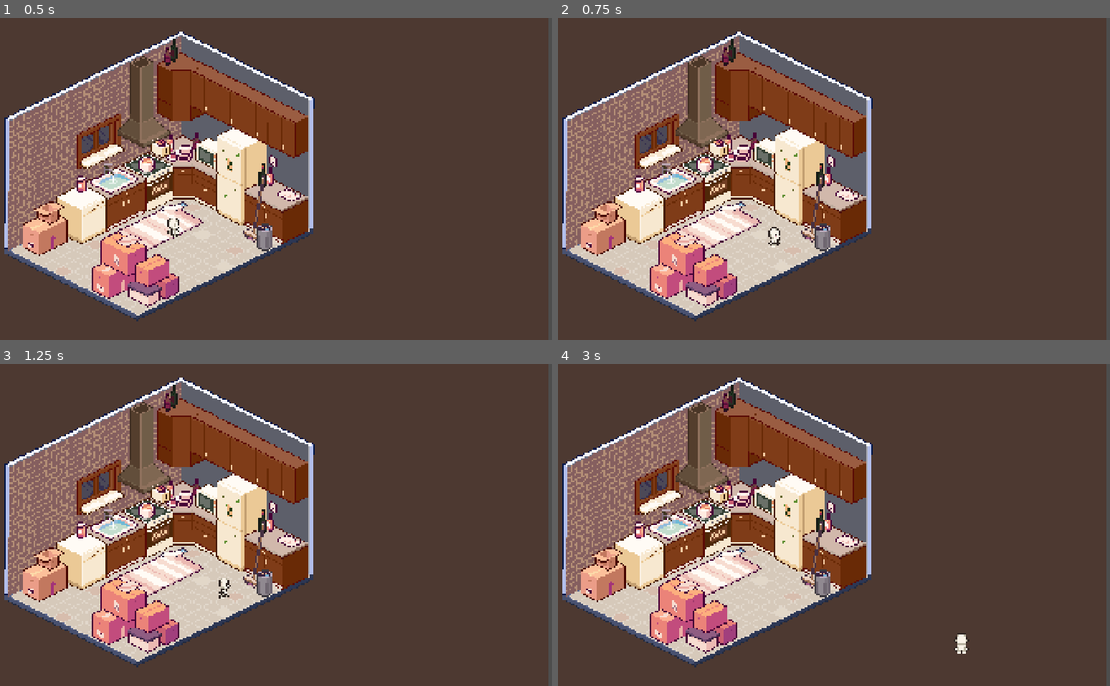
Above: before the commit, frames 1-4 (two rows, left to right).
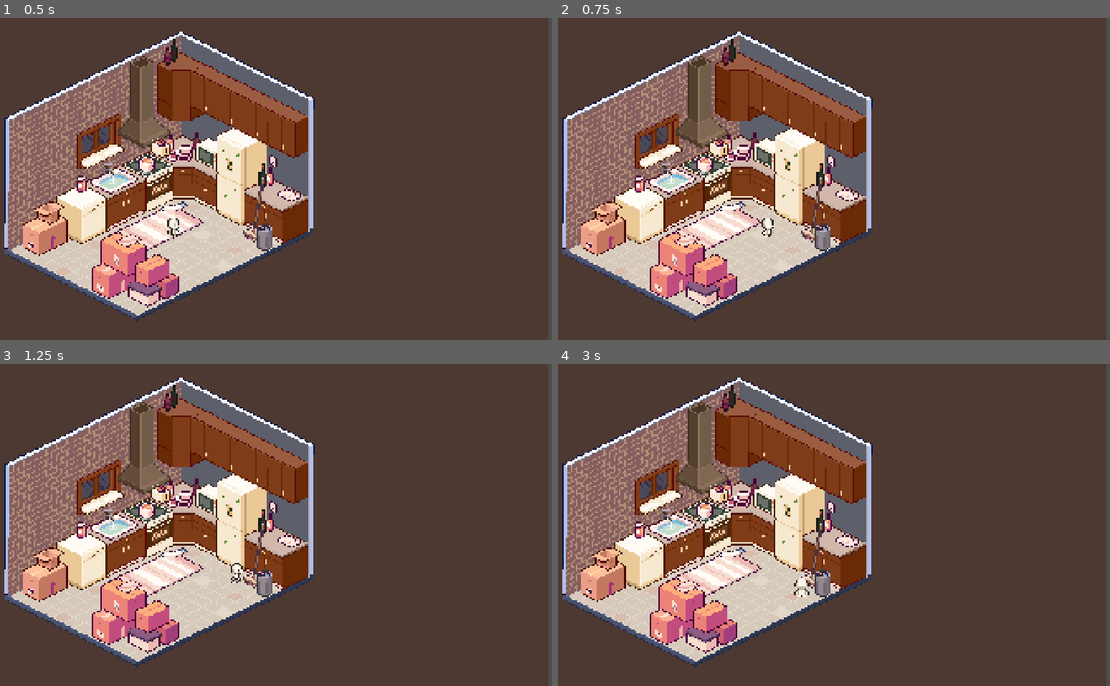
Above: after the commit, the same moments.

Repository: ayanrasulova/by-the-book
Game: Godot game, scene res://scenes/level-one.tscn
The game is run twice, just before and just after one commit, with the same random seed, the same clock (stepped at 60 frames per second) and the same inputs. This scene is started directly instead of the project's main scene.
Inputs:
- Up to frame 1 (0.5 s): no input
- Up to frame 2 (0.75 s): tap Enter at 0.5 s; hold D (move_right) from 0.53 s (still down)
- Up to frame 3 (1.25 s): keep holding D (move_right)
- Up to frame 4 (3 s): release D (move_right) at 1.28 s; hold S (move_down) 1.28-2.03 s; hold D (move_right) 2.03-2.78 s; hold W (move_up) from 2.78 s (still down)

Frame 1 is identical in both runs. In frame 2, 0.2% of the frame differs, in the area x 36-41%, y 62-72%; in frame 3, 0.2%; in frame 4, 0.3%, in the area x 42-75%, y 66-90%.

Commit message:
collisions for room/level1

Diff:
--- a/scenes/first-room.tscn
+++ b/scenes/first-room.tscn
@@ -21,7 +21,8 @@
 
 [node name="StaticBody2D" type="StaticBody2D" parent="RoomNode" unique_id=1442768226]
 
-[node name="CollisionPolygon2D" type="CollisionPolygon2D" parent="RoomNode/StaticBody2D" unique_id=551458744]
-polygon = PackedVector2Array(714, 615, 906, 715, 872, 733, 926, 762, 907, 772, 945, 792, 944, 808, 1120, 724, 1122, 267, 677, 45, 90, 339, 86, 793, 132, 768, 207, 803, 311, 749, 347, 760, 654, 614)
+[node name="walking distance" type="CollisionPolygon2D" parent="RoomNode/StaticBody2D" unique_id=248756910]
+build_mode = 1
+polygon = PackedVector2Array(147, 732, 296, 660, 338, 672, 652, 528, 714, 529, 915, 628, 916, 689, 981, 715, 978, 836, 697, 971, 496, 849, 354, 970, 148, 858)
 
 [node name="UI" type="Node2D" parent="." unique_id=295159576]
--- a/scripts/player.gd
+++ b/scripts/player.gd
@@ -1,6 +1,6 @@
 extends CharacterBody2D
 
-@export var speed = 400 # speed of player
+@export var speed = 300 # speed of player
 var screen_size
 #var velocity = Vector2.ZERO
 
